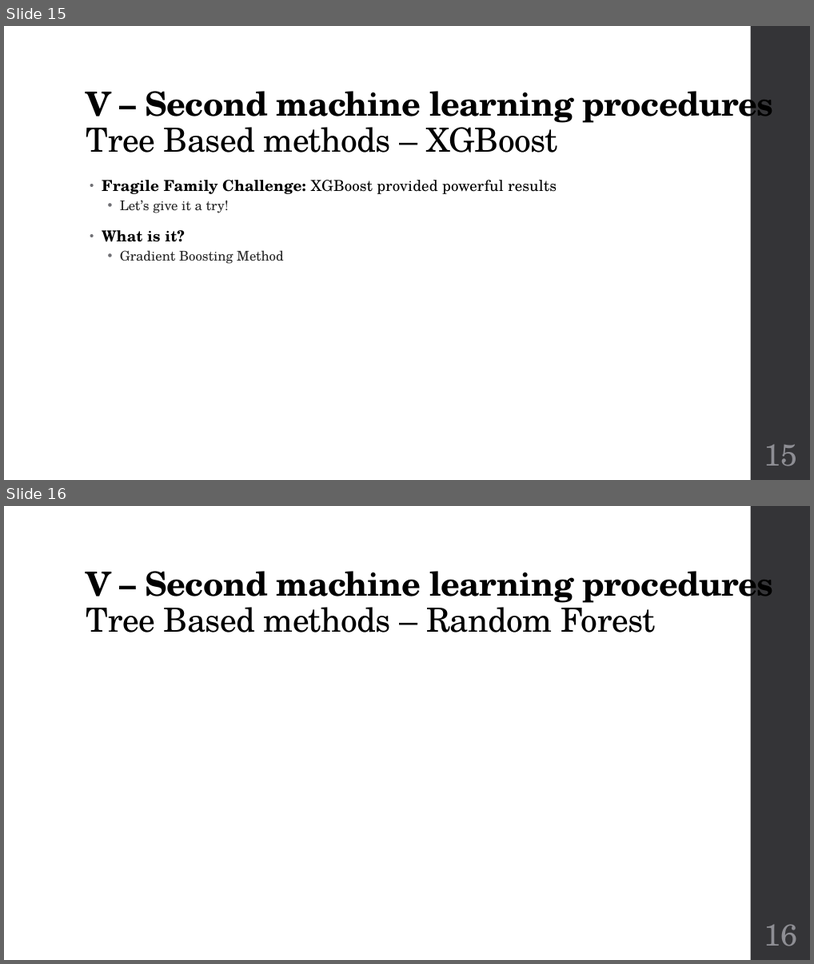
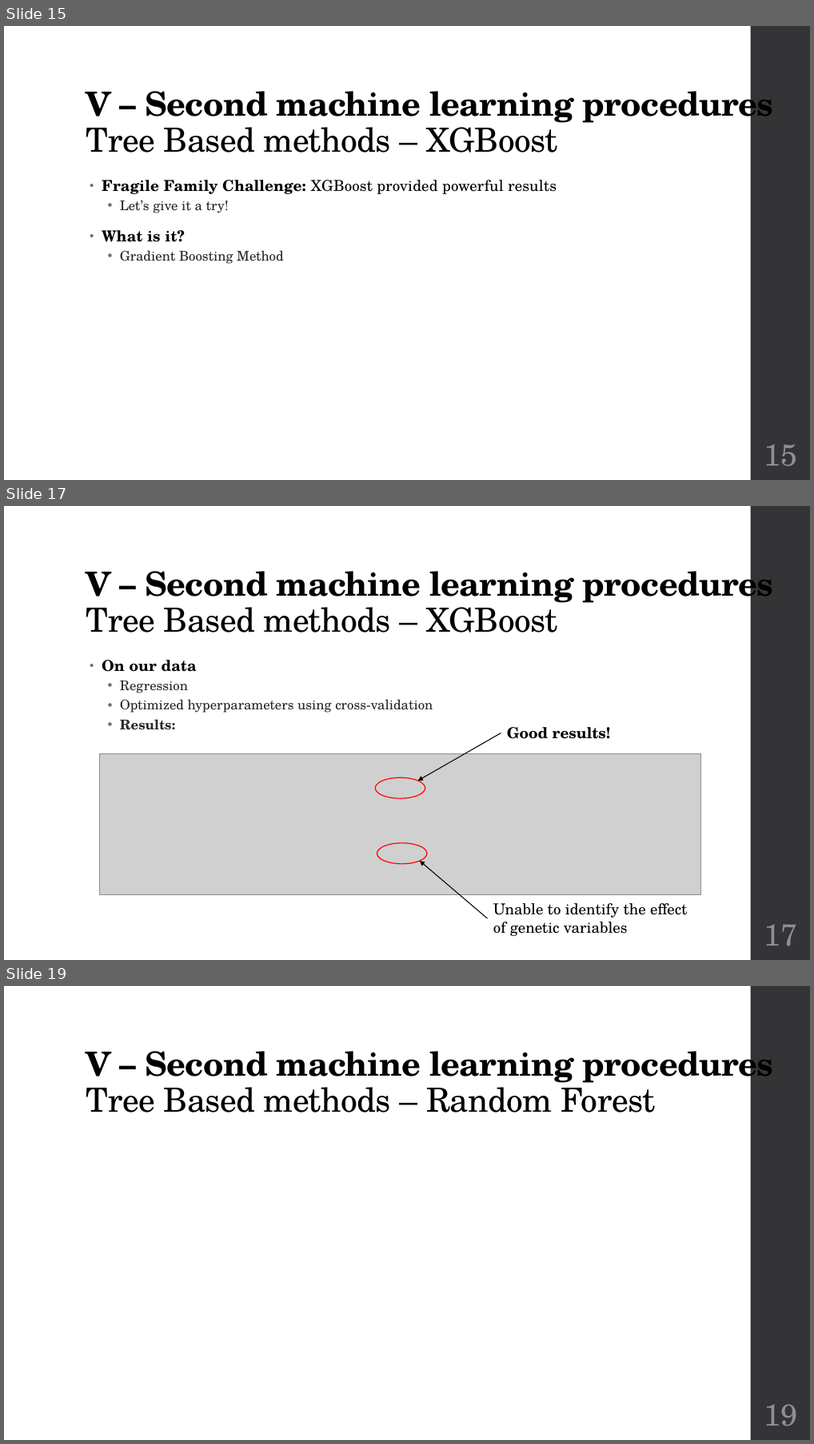
Before and after one commit to jveillon/Projet_Statapp, a slide deck: Soutenance/Soutenance - Présentation.pptx. Shown one above the other, each under a label of ours: slides 15 and 16 before the commit, slides 15, 17 and 19 after it; the slides between them are not shown. The pictures are 814x964 and 814x1444 pixels, drawn with LibreOffice and Linux fonts; fonts in the diff are those of the drawing; grey boxes stand for pictures. Boxes give left, top, right and bottom in pixels: in the first picture for what was removed or moved away, otherwise in the second. Text is boxed around its words. In the diff, an @@ line names an element or a change of style, - is before the commit and + after.

```diff
--- a/Soutenance/Soutenance - Présentation.pptx
+++ b/Soutenance/Soutenance - Présentation.pptx
@@ slide 17 added at [4, 506, 810, 960], background #FFFFFF; not listed: 1 template element that a slide beside it also shows @@
@@ title added at [86, 561, 774, 632], 39.6 pt, text #000000, bold @@
+V – Second machine learning procedures
+Tree Based methods – XGBoost
@@ text added at [102, 660, 433, 730], 16 pt, text #262626 @@
+• On our data
+  • Regression
+  • Optimized hyperparameters using cross-validation
+  • Results:
@@ arrow added from (502, 733) to (418, 780), #000000 1 pt @@
@@ text added at [507, 727, 611, 739], 18 pt, text #000000, bold @@
+Good results!
@@ picture added at [99, 753, 702, 894] @@
@@ ellipse added at [375, 778, 426, 798], outline #FF0000 1.1 pt @@
@@ ellipse added at [378, 843, 427, 864], outline #FF0000 1.1 pt @@
@@ arrow added from (488, 918) to (420, 860), #000000 1 pt @@
@@ text added at [494, 903, 687, 936], 18 pt, text #000000 @@
+Unable to identify the effect of genetic variables
@@ page number added at [764, 924, 798, 946], 36 pt, text #8E8E94 @@
+17
@@ what was slide 16 is now slide 19 @@
@@ page number at [764, 1404, 798, 1426]: text changed @@
-16
+19
```
Also in this commit, not shown: 2 other slides added, 1 other file.
